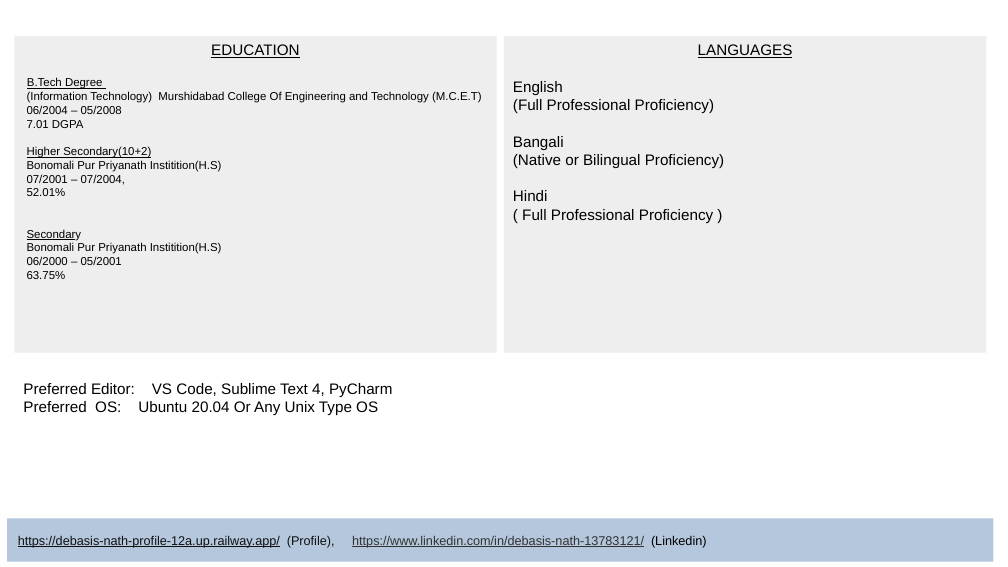
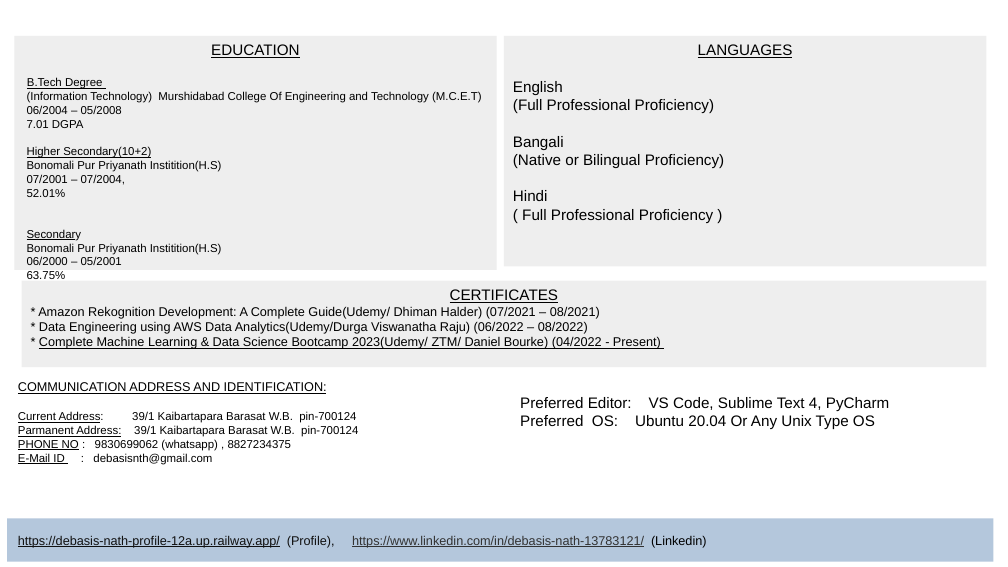
Before and after one commit to debasisnth/home_page_project, a slide deck: slide 3 of liteapp/static/liteapp/doc/DebasisNath_Resume_All.odp. Drawn at 1008x567 pixels with LibreOffice and Linux fonts; fonts in the diff are those of the drawing. Boxes give left, top, right and bottom in pixels: in the first picture for what was removed or moved away, otherwise in the second. Text is boxed around its words. In the diff, an @@ line names an element or a change of style, - is before the commit and + after.

Commit message:
DebasisNath_Resume_All update

```diff
--- a/liteapp/static/liteapp/doc/DebasisNath_Resume_All.odp
+++ b/liteapp/static/liteapp/doc/DebasisNath_Resume_All.odp
@@ rectangle "EDUCATION": place and size @@
-rectangle "EDUCATION" at box(15, 36, 498, 352)
+rectangle "EDUCATION" at box(15, 36, 498, 270)
@@ rectangle "LANGUAGES": place and size @@
-rectangle "LANGUAGES" at box(504, 36, 987, 352)
+rectangle "LANGUAGES" at box(504, 36, 987, 266)
@@ rectangle added at box(22, 281, 987, 367), fill #EEEEEE, 10 pt, text #000000 @@
+CERTIFICATES
+* Amazon Rekognition Development: A Complete Guide(Udemy/ Dhiman Halder) (07/2021 – 08/2021)
+* Data Engineering using AWS Data Analytics(Udemy/Durga Viswanatha Raju) (06/2022 – 08/2022)
+* Complete Machine Learning & Data Science Bootcamp 2023(Udemy/ ZTM/ Daniel Bourke) (04/2022 - Present)
@@ text added at box(18, 382, 358, 465), 9 pt, text #000000 @@
+COMMUNICATION ADDRESS AND IDENTIFICATION:
+Current Address: 39/1 Kaibartapara Barasat W.B. pin-700124
+Parmanent Address: 39/1 Kaibartapara Barasat W.B. pin-700124
+PHONE NO : 9830699062 (whatsapp) , 8827234375
+E-Mail ID : debasisnth@gmail.com
@@ text "Preferred Editor: VS Code, Sublime ...": place and size @@
-text "Preferred Editor: VS Code, Sublime ..." at box(23, 383, 392, 415)
+text "Preferred Editor: VS Code, Sublime ..." at box(520, 397, 889, 429)
```
Also in this commit, not shown: 1 other slide changed, 1 other file.
